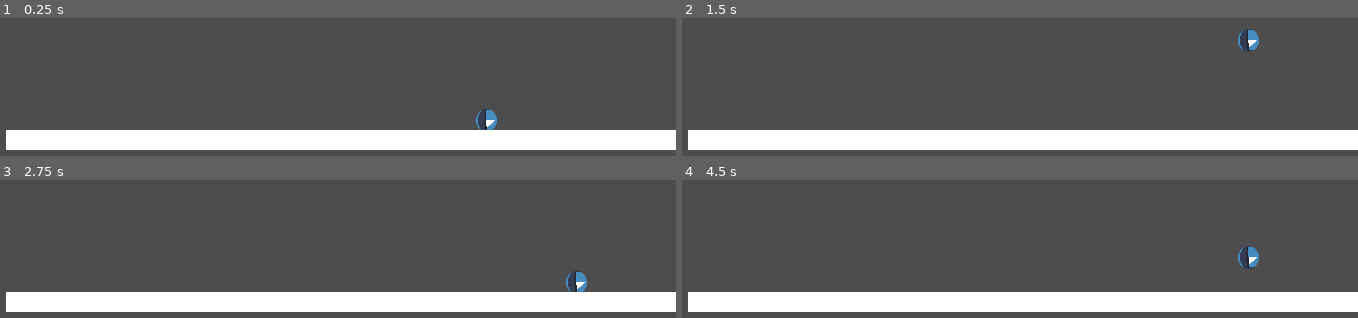
Above: before the commit, frames 1-4 (two rows, left to right).
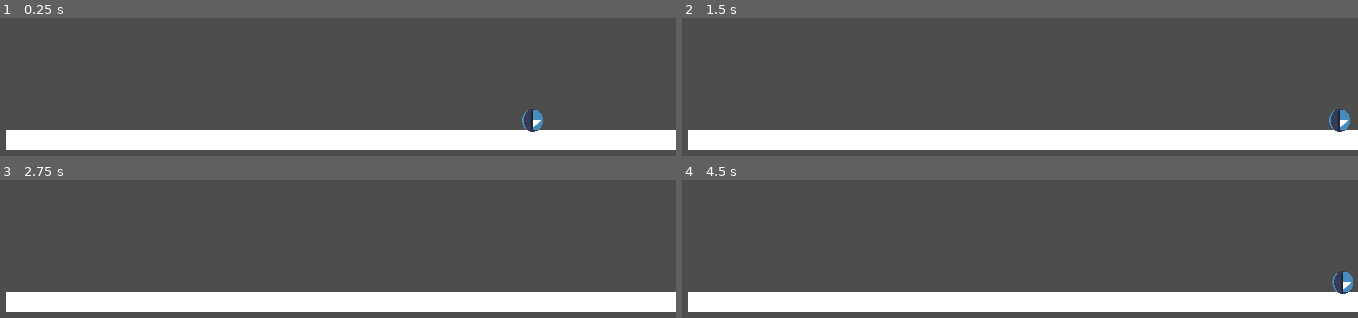
Above: after the commit, the same moments.

Repository: jkzhangc/One-more-time-CiGA2026
Game: Godot game, scene res://scene/enemy_scene.tscn
The game is run twice, just before and just after one commit, with the same random seed, the same clock (stepped at 60 frames per second) and the same inputs. This scene is started directly instead of the project's main scene. The engine's default icon, where the game draws it, is replaced by a stand-in: a white triangle on a blue panel in a dark square.
Inputs (mouse positions are in pixels of both pictures, inside the frame that each line leads up to):
- Up to frame 1 (0.25 s): no input
- Up to frame 2 (1.5 s): tap Enter (ui_accept) at 0.5, 0.77 s; move the mouse to (1155, 106) at 0.52 s; hold Right (ui_right) 0.53-1.25 s; tap Backspace at 0.6 s; click (1155, 106) at 0.67 s; drag from (851, 154) to (outside the picture) at 1.27 s
- Up to frame 3 (2.75 s): move the mouse to (385, 186) at 2.02 s; hold Left (ui_left) from 2.03 s (still down); tap C at 2.1 s
- Up to frame 4 (4.5 s): release Left (ui_left) at 2.75 s; drag from (outside the picture) to (783, 220) at 2.77 s; move the mouse to (outside the picture) at 3.52 s; hold Right (ui_right) 3.53-4.25 s; tap Backspace at 3.6 s; tap Enter (ui_accept) at 3.77 s; drag from (783, 220) to (outside the picture) at 4.27 s

The runs differ from the first frame. In frame 1, 0.6% of the frame differs, in the area x 70-81%, y 65-83%; in frame 2, 0.6%, in the area x 82-99%, y 8-83%; in frame 3, 0.3%; in frame 4, 0.5%.

Commit message:
26.7.3 提交

Diff:
--- /dev/null
+++ b/Game/object/Enemy1.tscn
@@ -0,0 +1,38 @@
+[gd_scene format=3 uid="uid://bnq5w86yxbvl8"]
+
+[ext_resource type="Script" uid="uid://8vs8e8i2lx3f" path="res://object/enemy_instance.gd" id="1_quyqi"]
+[ext_resource type="Texture2D" uid="uid://oya8wpn6jmc8" path="res://icon.svg" id="2_ueuno"]
+[ext_resource type="Script" uid="uid://dqa1l8wa25b21" path="res://object/StateMachine.gd" id="3_lktgr"]
+[ext_resource type="Script" uid="uid://c2qmgta34unv1" path="res://object/Enemy1_NormalState.gd" id="4_quyqi"]
+[ext_resource type="Script" uid="uid://0bru00rl3ifi" path="res://object/EnemyFreezeState.gd" id="5_u1ouf"]
+
+[sub_resource type="CircleShape2D" id="CircleShape2D_72u10"]
+
+[sub_resource type="SphereMesh" id="SphereMesh_qxvux"]
+
+[node name="Enemy1" type="Node2D" unique_id=1084164698]
+
+[node name="EnemyInstance" type="CharacterBody2D" parent="." unique_id=1253495461]
+script = ExtResource("1_quyqi")
+
+[node name="CollisionShape2D" type="CollisionShape2D" parent="EnemyInstance" unique_id=1922425590]
+position = Vector2(0, -13)
+shape = SubResource("CircleShape2D_72u10")
+
+[node name="MeshInstance2D" type="MeshInstance2D" parent="EnemyInstance" unique_id=1848888422]
+position = Vector2(0.5625701, -12.499998)
+scale = Vector2(20.89853, 23.000006)
+mesh = SubResource("SphereMesh_qxvux")
+texture = ExtResource("2_ueuno")
+
+[node name="StateMachine" type="Node" parent="EnemyInstance" unique_id=868414888 node_paths=PackedStringArray("initial_state")]
+script = ExtResource("3_lktgr")
+initial_state = NodePath("Normal")
+
+[node name="Normal" type="Node" parent="EnemyInstance/StateMachine" unique_id=761863467]
+script = ExtResource("4_quyqi")
+speed = 100.0
+
+[node name="Freeze" type="Node" parent="EnemyInstance/StateMachine" unique_id=1263693368]
+script = ExtResource("5_u1ouf")
+consistenceFrame = 4.0
--- /dev/null
+++ b/Game/object/Enemy1_NormalState.gd
@@ -0,0 +1,36 @@
+extends State
+
+const JUMP_VELOCITY = -400.0
+
+@export var speed : float;
+
+
+var direction = Vector2(0.0,0.0);
+var count = 0;
+
+var frameCount = 0.0;
+
+func random_direction() -> Vector2:
+	return Vector2((randi() % 3) * 1.0 - 1.0,0.0);
+
+
+func enter() -> void:
+	character.velocity = Vector2(1.0, 0.0) * speed;
+	pass
+
+
+func process_update(delta: float) -> void:
+	pass
+
+func physics_update(delta: float) -> void:
+	# Add the gravity.
+	if not character.is_on_floor():
+		character.velocity += character.get_gravity() * delta
+
+	character.move_and_slide()
+
+	frameCount += delta
+
+	if frameCount > 3.0:
+		frameCount -= 3.0;
+		character.velocity.x *= -1.0;
--- /dev/null
+++ b/Game/object/Enemy2.tscn
@@ -0,0 +1,42 @@
+[gd_scene format=3 uid="uid://pbwqx2stft1k"]
+
+[ext_resource type="Script" uid="uid://8vs8e8i2lx3f" path="res://object/enemy_instance.gd" id="1_ljshq"]
+[ext_resource type="Texture2D" uid="uid://oya8wpn6jmc8" path="res://icon.svg" id="2_670ds"]
+[ext_resource type="Script" uid="uid://dqa1l8wa25b21" path="res://object/StateMachine.gd" id="3_7nsf5"]
+[ext_resource type="Script" uid="uid://dnur0crlaqicb" path="res://object/Enemy2_NormalState.gd" id="4_ljshq"]
+[ext_resource type="Script" uid="uid://0bru00rl3ifi" path="res://object/EnemyFreezeState.gd" id="5_okspp"]
+
+[sub_resource type="CircleShape2D" id="CircleShape2D_deldt"]
+
+[sub_resource type="SphereMesh" id="SphereMesh_fchwi"]
+
+[node name="Enemy2" type="Node2D" unique_id=463665746]
+
+[node name="EnemyInstance" type="CharacterBody2D" parent="." unique_id=187424754]
+script = ExtResource("1_ljshq")
+
+[node name="CollisionShape2D" type="CollisionShape2D" parent="EnemyInstance" unique_id=854017101]
+position = Vector2(0, -13)
+shape = SubResource("CircleShape2D_deldt")
+
+[node name="MeshInstance2D" type="MeshInstance2D" parent="EnemyInstance" unique_id=452717102]
+position = Vector2(0.5625701, -12.499998)
+scale = Vector2(20.89853, 23.000006)
+mesh = SubResource("SphereMesh_fchwi")
+texture = ExtResource("2_670ds")
+
+[node name="StateMachine" type="Node" parent="EnemyInstance" unique_id=1261681124 node_paths=PackedStringArray("initial_state")]
+script = ExtResource("3_7nsf5")
+initial_state = NodePath("Normal")
+
+[node name="Normal" type="Node" parent="EnemyInstance/StateMachine" unique_id=531478254]
+script = ExtResource("4_ljshq")
+speed = 100.0
+
+[node name="Freeze" type="Node" parent="EnemyInstance/StateMachine" unique_id=1376334648]
+script = ExtResource("5_okspp")
+consistenceFrame = 4.0
+
+[node name="MiddleJump" type="Node" parent="EnemyInstance/StateMachine" unique_id=1038410943]
+
+[node name="HighJump" type="Node" parent="EnemyInstance/StateMachine" unique_id=837736937]
--- /dev/null
+++ b/Game/object/Enemy2_NormalState.gd
@@ -0,0 +1,36 @@
+extends State
+
+const JUMP_VELOCITY = -400.0
+
+@export var speed : float;
+
+
+var direction = Vector2(0.0,0.0);
+var count = 0;
+
+var frameCount = 0.0;
+
+func random_direction() -> Vector2:
+	return Vector2((randi() % 3) * 1.0 - 1.0,0.0);
+
+
+func enter() -> void:
+	character.velocity = Vector2(1.0, 0.0) * speed;
+	pass
+
+
+func process_update(delta: float) -> void:
+	pass
+
+func physics_update(delta: float) -> void:
+	# Add the gravity.
+	if not character.is_on_floor():
+		character.velocity += character.get_gravity() * delta
+
+	character.move_and_slide()
+
+	frameCount += delta
+
+	if frameCount > 3.0:
+		frameCount -= 3.0;
+		character.velocity.x *= -1.0;
--- /dev/null
+++ b/Game/object/Enemy3.tscn
@@ -0,0 +1,38 @@
+[gd_scene format=3 uid="uid://dculo3tl7tqc3"]
+
+[ext_resource type="Script" uid="uid://8vs8e8i2lx3f" path="res://object/enemy_instance.gd" id="1_e272c"]
+[ext_resource type="Texture2D" uid="uid://oya8wpn6jmc8" path="res://icon.svg" id="2_e68gl"]
+[ext_resource type="Script" uid="uid://dqa1l8wa25b21" path="res://object/StateMachine.gd" id="3_w2mri"]
+[ext_resource type="Script" uid="uid://chx6382v4qyt5" path="res://object/Enemy3_NormalState.gd" id="4_e272c"]
+[ext_resource type="Script" uid="uid://0bru00rl3ifi" path="res://object/EnemyFreezeState.gd" id="5_g1k7d"]
+
+[sub_resource type="CircleShape2D" id="CircleShape2D_3fuib"]
+
+[sub_resource type="SphereMesh" id="SphereMesh_ccj8v"]
+
+[node name="Enemy3" type="Node2D" unique_id=1721056165]
+
+[node name="EnemyInstance" type="CharacterBody2D" parent="." unique_id=2112780339]
+script = ExtResource("1_e272c")
+
+[node name="CollisionShape2D" type="CollisionShape2D" parent="EnemyInstance" unique_id=1570007641]
+position = Vector2(0, -13)
+shape = SubResource("CircleShape2D_3fuib")
+
+[node name="MeshInstance2D" type="MeshInstance2D" parent="EnemyInstance" unique_id=755084365]
+position = Vector2(0.5625701, -12.499998)
+scale = Vector2(20.89853, 23.000006)
+mesh = SubResource("SphereMesh_ccj8v")
+texture = ExtResource("2_e68gl")
+
+[node name="StateMachine" type="Node" parent="EnemyInstance" unique_id=1622328813 node_paths=PackedStringArray("initial_state")]
+script = ExtResource("3_w2mri")
+initial_state = NodePath("Normal")
+
+[node name="Normal" type="Node" parent="EnemyInstance/StateMachine" unique_id=1194749343]
+script = ExtResource("4_e272c")
+speed = 100.0
+
+[node name="Freeze" type="Node" parent="EnemyInstance/StateMachine" unique_id=1136029442]
+script = ExtResource("5_g1k7d")
+consistenceFrame = 4.0
--- /dev/null
+++ b/Game/object/Enemy3_NormalState.gd
@@ -0,0 +1,36 @@
+extends State
+
+const JUMP_VELOCITY = -400.0
+
+@export var speed : float;
+
+
+var direction = Vector2(0.0,0.0);
+var count = 0;
+
+var frameCount = 0.0;
+
+func random_direction() -> Vector2:
+	return Vector2((randi() % 3) * 1.0 - 1.0,0.0);
+
+
+func enter() -> void:
+	character.velocity = Vector2(1.0, 0.0) * speed;
+	pass
+
+
+func process_update(delta: float) -> void:
+	pass
+
+func physics_update(delta: float) -> void:
+	# Add the gravity.
+	if not character.is_on_floor():
+		character.velocity += character.get_gravity() * delta
+
+	character.move_and_slide()
+
+	frameCount += delta
+
+	if frameCount > 3.0:
+		frameCount -= 3.0;
+		character.velocity.x *= -1.0;
--- a/Game/scene/enemy_scene.tscn
+++ b/Game/scene/enemy_scene.tscn
@@ -1,6 +1,6 @@
 [gd_scene format=3 uid="uid://bhrt21y273kx4"]
 
-[ext_resource type="PackedScene" uid="uid://c86y1klet3inr" path="res://object/test_enemy.tscn" id="1_7lh84"]
+[ext_resource type="PackedScene" uid="uid://bnq5w86yxbvl8" path="res://object/Enemy1.tscn" id="1_7lh84"]
 
 [sub_resource type="RectangleShape2D" id="RectangleShape2D_th3oh"]
 size = Vector2(1000, 20)
@@ -9,10 +9,6 @@
 size = Vector3(1000, 20, 1)
 
 [node name="EnemyScene" type="Node2D" unique_id=301920835]
-
-[node name="EnemyTest" parent="." unique_id=163953998 instance=ExtResource("1_7lh84")]
-position = Vector2(550, 240)
-rotation = -0.009082137
 
 [node name="Node2D" type="Node2D" parent="." unique_id=607004727]
 position = Vector2(550, 250)
@@ -29,3 +25,6 @@
 light_mask = 2
 visibility_layer = 2
 mesh = SubResource("BoxMesh_8kxfd")
+
+[node name="Enemy1" parent="." unique_id=1084164698 instance=ExtResource("1_7lh84")]
+position = Vector2(551, 238)
--- a/Game/script/player.gd
+++ b/Game/script/player.gd
@@ -3,6 +3,12 @@
 
 const SPEED = 300.0
 const JUMP_VELOCITY = -400.0
+
+
+func collision_check(delta :float) -> void:
+	for i in get_slide_collision_count():
+		var collision = get_slide_collision(i);
+
 
 
 func _physics_process(delta: float) -> void:
@@ -22,4 +28,5 @@
 	else:
 		velocity.x = move_toward(velocity.x, 0, SPEED)
 
+	collision_check(delta);
 	move_and_slide()
Not shown, added: Game/object/Enemy1_NormalState.gd.uid
Not shown, added: Game/object/Enemy2_NormalState.gd.uid
Not shown, added: Game/object/Enemy3_NormalState.gd.uid
